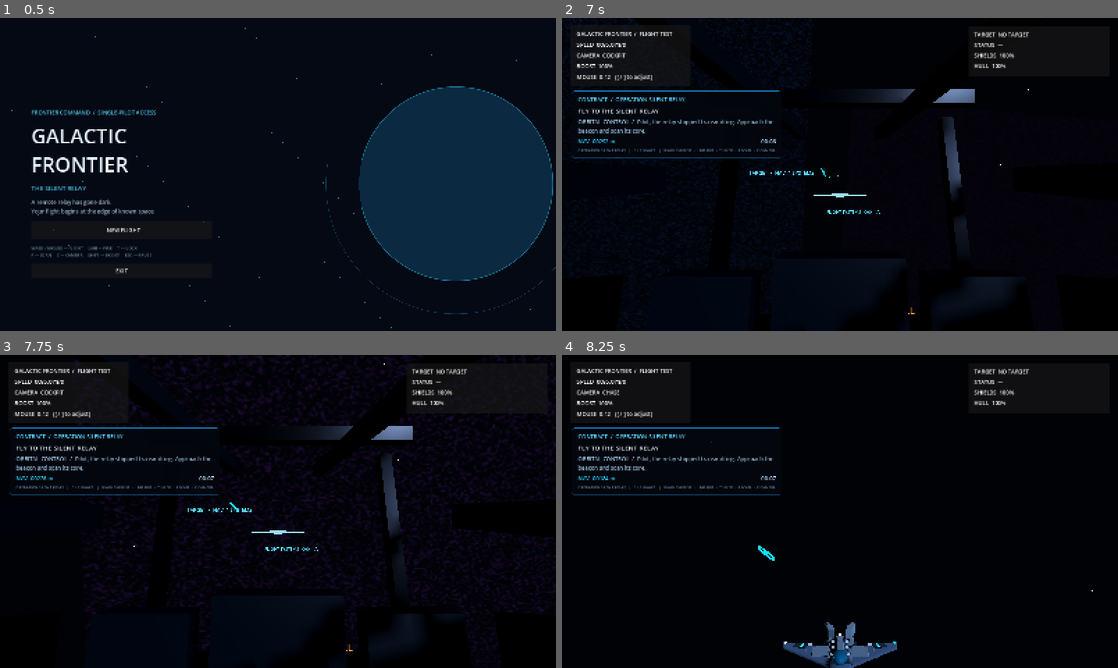
Above: before the commit, frames 1-4 (two rows, left to right).
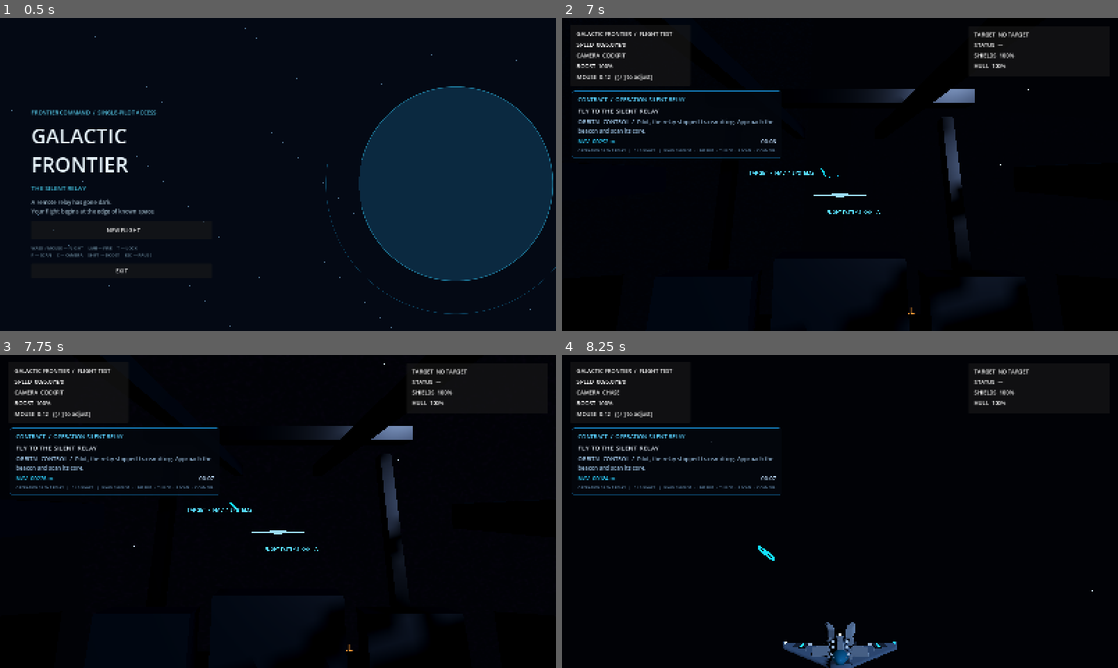
Above: after the commit, the same moments.

Repository: valdissor1990-ui/GALACTIC-FRONTIER
Game: Godot game, scene res://scenes/bootstrap/main.tscn
Two runs of this game, one before a commit and one after it. Both use one fixed random seed, a clock stepped at 60 frames per second and the inputs below.
Inputs (mouse positions are in pixels of both pictures, inside the frame that each line leads up to):
- Up to frame 1 (0.5 s): no input
- Up to frame 2 (7 s): click "NEW FLIGHT" at 0.5 s; tap Enter at 1.25 s; move the mouse to (867, 174) at 1.27 s; hold Shift (boost) 1.28-2.03 s; hold W (move_forward) 1.28-6.53 s; move the mouse to (812, 174) at 2.02 s; click (812, 174) at 2.1 s; move the mouse to (851, 168) at 2.77 s; hold Y (target_clear) 2.78-3.53 s; move the mouse to (834, 180) at 3.52 s; tap T (target_lock) at 3.6 s; move the mouse to (878, 177) at 4.27 s; hold C (toggle_camera) 4.28-5.03 s; move the mouse to (795, 171) at 5.02 s; tap Shift (boost) at 5.1 s; move the mouse to (845, 174) at 5.77 s; press the mouse at (845, 174) at 5.78 s; move the mouse to (817, 168) at 6.52 s; release the mouse at (817, 168) at 6.53 s; hold D (move_right) from 6.53 s (still down); tap Y (target_clear) at 6.6 s
- Up to frame 3 (7.75 s): move the mouse to (305, 511) at 7.27 s; release D (move_right) at 7.28 s; hold W (move_forward) from 7.28 s (still down); hold T (target_lock) from 7.28 s (still down)
- Up to frame 4 (8.25 s): keep holding W (move_forward); move the mouse to (812, 511) at 8.02 s; release T (target_lock) at 8.03 s; tap C (toggle_camera) at 8.1 s

Frame 1 is identical in both runs. In frame 2, 0.3% of the frame differs, in the area x 0-46%, y 0-99%; in frame 3, 2.1%, in the area x 13-100%, y 0-99%; in frame 4, nothing differs.

Commit message:
Fix nebula transparency and emission in Compatibility renderer

Diff:
--- a/scripts/environment/space_environment.gd
+++ b/scripts/environment/space_environment.gd
@@ -129,7 +129,7 @@
 	var shader := Shader.new()
 	shader.code = """
 shader_type spatial;
-render_mode unshaded, blend_add, depth_draw_never, cull_disabled;
+render_mode unshaded, blend_mix, depth_draw_never, cull_disabled;
 
 uniform sampler2D nebula_noise : repeat_enable, filter_linear_mipmap;
 uniform vec4 nebula_tint : source_color = vec4(0.2, 0.4, 1.0, 0.2);
@@ -143,9 +143,9 @@
 	float cloud = broad * 0.72 + detail * 0.28;
 	float filaments = smoothstep(0.43, 0.79, cloud);
 	float wisps = smoothstep(0.55, 0.86, detail) * 0.22;
-	float alpha = clamp((filaments + wisps) * nebula_tint.a, 0.0, 0.30);
+	float alpha = clamp((filaments * 0.62 + wisps * 0.38) * nebula_tint.a * 0.22, 0.0, 0.055);
 	ALBEDO = nebula_tint.rgb;
-	EMISSION = nebula_tint.rgb * (0.45 + filaments * 1.8);
+	EMISSION = nebula_tint.rgb * (0.035 + filaments * 0.11);
 	ALPHA = alpha;
 }
 """
